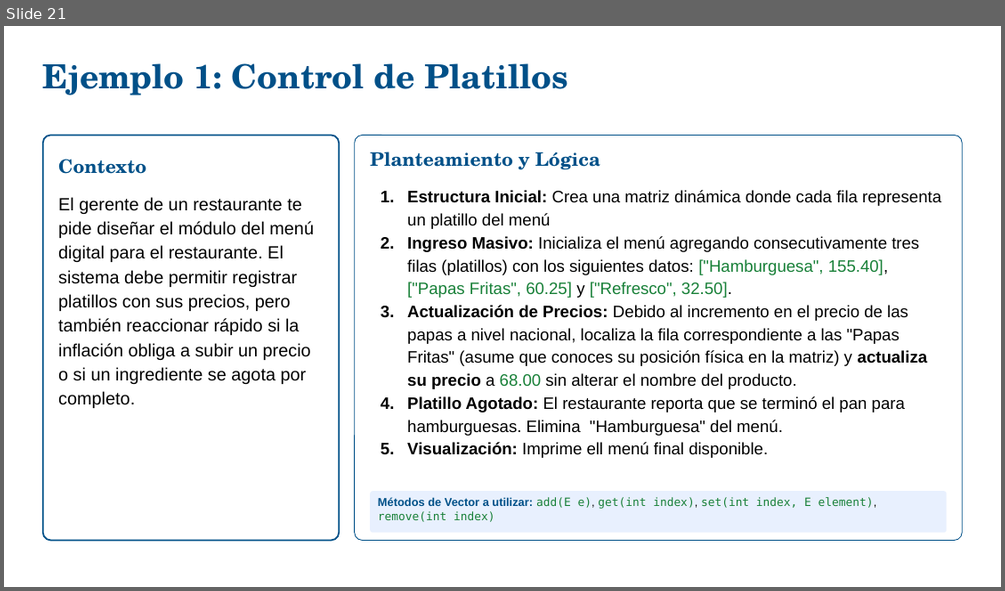
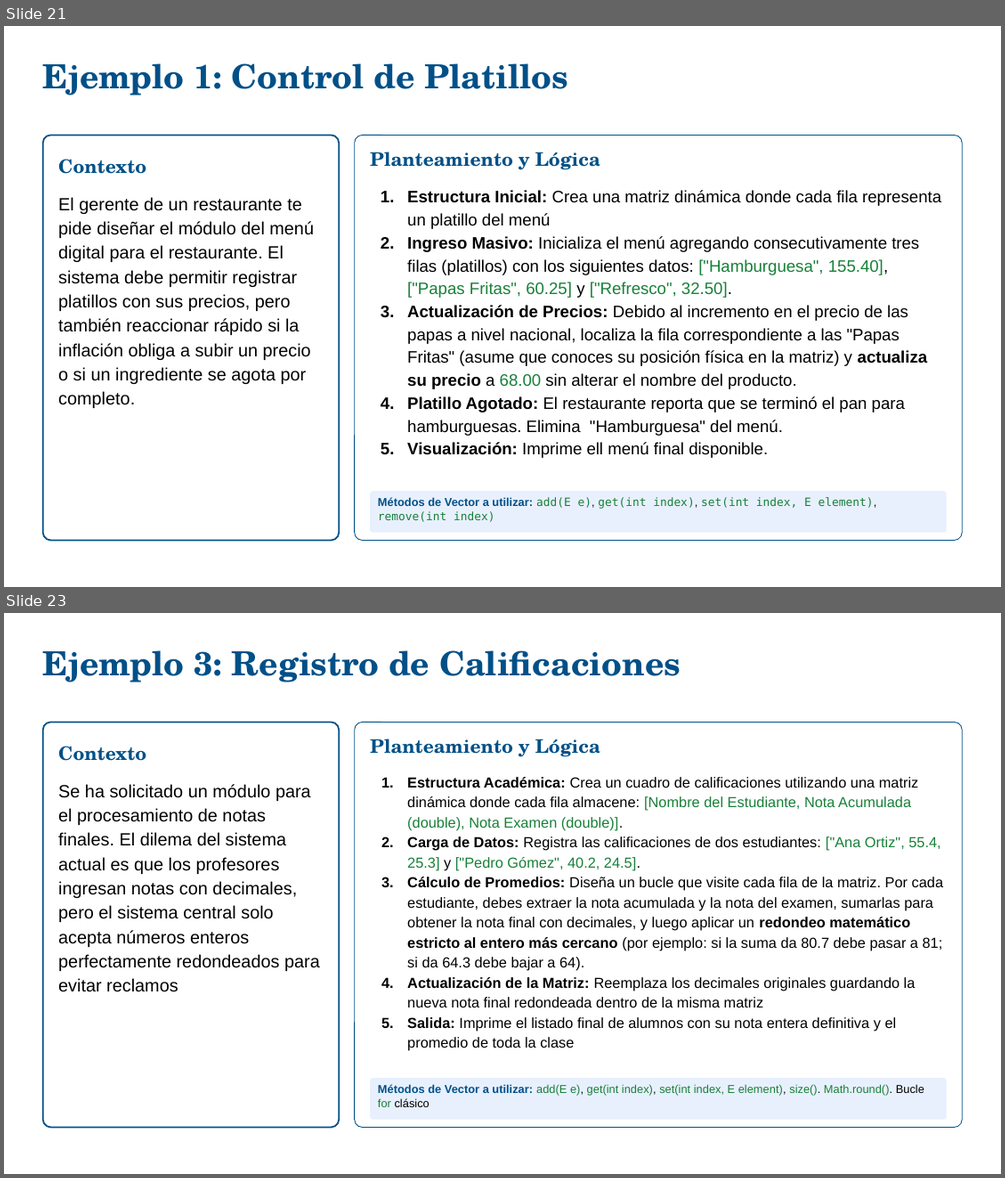
Before and after one commit to MelvinSevilla/programacionBasica, a slide deck: I UNIDAD/Presentaciones/I UNIDAD Programación Básica.pptx. Shown one above the other, each under a label of ours: slide 21 before the commit, slides 21 and 23 after it; the slides between them are not shown. The pictures are 1005x591 and 1005x1178 pixels, drawn with LibreOffice and Linux fonts; fonts in the diff are those of the drawing; background and template pictures are left out. Boxes give left, top, right and bottom in pixels: in the first picture for what was removed or moved away, otherwise in the second. Text is boxed around its words. In the diff, an @@ line names an element or a change of style, - is before the commit and + after.

Commit message:
ejercicios matriz

```diff
--- a/I UNIDAD/Presentaciones/I UNIDAD Programación Básica.pptx
+++ b/I UNIDAD/Presentaciones/I UNIDAD Programación Básica.pptx
@@ slide 23 added at bbox=[4, 613, 1001, 1174], background picture (left out) @@
@@ rectangle added at bbox=[4, 613, 1001, 690], fill #FFFFFF at 60% opacity @@
@@ text added at bbox=[43, 650, 680, 682], 32 pt, text #005088, bold @@
+Ejemplo 3: Registro de Calificaciones
@@ rounded rectangle added at bbox=[43, 722, 339, 1127], fill #FFFFFF, outline #005088 1.5 pt @@
@@ text added at bbox=[58, 746, 146, 761], 18 pt, text #005088, bold @@
+Contexto
@@ rounded rectangle added at bbox=[355, 722, 962, 1127], fill #FFFFFF at 90% opacity, outline #005088 0.75 pt @@
@@ text added at bbox=[58, 784, 320, 992], 17 pt, text #000000 @@
+Se ha solicitado un módulo para el procesamiento de notas finales. El dilema del sistema actual es que los profesores ingresan notas con decimales, pero el sistema central solo acepta números enteros perfectamente redondeados para evitar reclamos
@@ group added at bbox=[370, 738, 947, 1119]: 3 texts, 1 rounded rectangle @@
+Planteamiento y Lógica
+1. Estructura Académica: Crea un cuadro de calificaciones utilizando una matriz dinámica donde cada fila almacene: [Nombre del Estudiante, Nota Acumulada (double), Nota Examen (double)].
+2. Carga de Datos: Registra las calificaciones de dos estudiantes: ["Ana Ortiz", 55.4, 25.3] y ["Pedro Gómez", 40.2, 24.5].
+3. Cálculo de Promedios: Diseña un bucle que visite cada fila de la matriz. Por cada estudiante, debes extraer la nota acumulada y la nota del examen, sumarlas para obtener la nota final con decimales, y luego aplicar un redondeo matemático estricto al entero más cercano (por ejemplo: si la suma da 80.7 debe pasar a 81; si da 64.3 debe bajar a 64).
+4. Actualización de la Matriz: Reemplaza los decimales originales guardando la nueva nota final redondeada dentro de la misma matriz
+5. Salida: Imprime el listado final de alumnos con su nota entera definitiva y el promedio de toda la clase
+Métodos de Vector a utilizar: add(E e), get(int index), set(int index, E element), size(). Math.round(). Bucle for clásico
```
Also in this commit, not shown: 1 other slide added, 1 other file.
